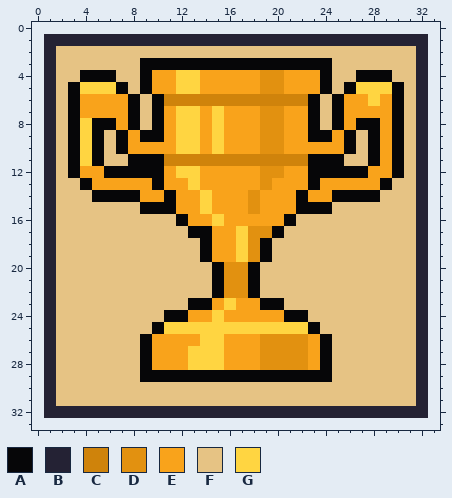
Edited in one commit: pixel-art file (sprites/trophy.aseprite). Above: the version before the commit.
32x32 pixels, 1 frame. The old version is drawn lined up with the new one, on the new canvas.
Palette (. is transparent): A #060608  B #242234  C #cf830b  D #e29110  E #f9a31b  F #e6c384  G #ffd541
Now the later version:
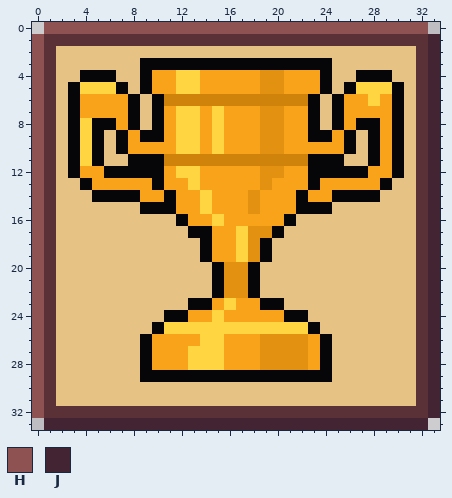
Colours new in this view: H #8e5252  J #422433
Changes in this commit:
canvas 32x32 -> 34x34, the old top-left corner now at 1,1
@@ palette @@
-B #242234
+B #5b3138
@@ x 0..33 @@
- 0 ..................................
- 1 .BBBBBBBBBBBBBBBBBBBBBBBBBBBBBBBB.
- 2 .BFFFFFFFFFFFFFFFFFFFFFFFFFFFFFFB.
- 3 .BFFFFFFFAAAAAAAAAAAAAAAAFFFFFFFB.
- 4 .BFFAAAFFAEEGGEEEEEDDEEEAFFAAAFFB.
- 5 .BFAGGGAFAEEGGEEEEEDDEEEAFAGGGAFB.
- 6 .BFAEEEEAFACCCCCCCCCCCCAFAEEGEAFB.
- 7 .BFAEEEEAFAEGGEGEEEDDEEAFAEEEEAFB.
- 8 .BFAGAAEAFAEGGEGEEEDDEEAFAEAAEAFB.
- 9 .BFAGAFAEAAEGGEGEEEDDEEAAEAFAEAFB.
-10 .BFAGAFAEEEEGGEGEEEDDEEEEEAFAEAFB.
-11 .BFAGAFFAAACCCCCCCCCCCCAAAFFAEAFB.
-12 .BFAEEAAAAAEGGEEEEEDDEEAAAAAEEAFB.
-13 .BFFAEEEEEAEEGEEEEEDEEEAEEEEEAFFB.
-14 .BFFFAAAAEEAEEGEEEDEEEAEEAAAAFFFB.
-15 .BFFFFFFFAAAEEGEEEDEEEAAAFFFFFFFB.
-16 .BFFFFFFFFFFAEEGEEEEEAFFFFFFFFFFB.
-17 .BFFFFFFFFFFFAAEEGDDAFFFFFFFFFFFB.
-18 .BFFFFFFFFFFFFAEEGDAFFFFFFFFFFFFB.
-19 .BFFFFFFFFFFFFAEEGDAFFFFFFFFFFFFB.
-20 .BFFFFFFFFFFFFFADDAFFFFFFFFFFFFFB.
-21 .BFFFFFFFFFFFFFADDAFFFFFFFFFFFFFB.
-22 .BFFFFFFFFFFFFFADDAFFFFFFFFFFFFFB.
-23 .BFFFFFFFFFFFAAEGEEAAFFFFFFFFFFFB.
-24 .BFFFFFFFFFAAEEGEEEEEAAFFFFFFFFFB.
-25 .BFFFFFFFFAGGGGGGGGGGGGAFFFFFFFFB.
-26 .BFFFFFFFAEEEEGGEEEDDDDEAFFFFFFFB.
-27 .BFFFFFFFAEEEGGGEEEDDDDEAFFFFFFFB.
-28 .BFFFFFFFAEEEGGGEEEDDDDEAFFFFFFFB.
-29 .BFFFFFFFAAAAAAAAAAAAAAAAFFFFFFFB.
-30 .BFFFFFFFFFFFFFFFFFFFFFFFFFFFFFFB.
-31 .BFFFFFFFFFFFFFFFFFFFFFFFFFFFFFFB.
-32 .BBBBBBBBBBBBBBBBBBBBBBBBBBBBBBBB.
-33 ..................................
+ 0 .HHHHHHHHHHHHHHHHHHHHHHHHHHHHHHHH.
+ 1 HBBBBBBBBBBBBBBBBBBBBBBBBBBBBBBBBJ
+ 2 HBFFFFFFFFFFFFFFFFFFFFFFFFFFFFFFBJ
+ 3 HBFFFFFFFAAAAAAAAAAAAAAAAFFFFFFFBJ
+ 4 HBFFAAAFFAEEGGEEEEEDDEEEAFFAAAFFBJ
+ 5 HBFAGGGAFAEEGGEEEEEDDEEEAFAGGGAFBJ
+ 6 HBFAEEEEAFACCCCCCCCCCCCAFAEEGEAFBJ
+ 7 HBFAEEEEAFAEGGEGEEEDDEEAFAEEEEAFBJ
+ 8 HBFAGAAEAFAEGGEGEEEDDEEAFAEAAEAFBJ
+ 9 HBFAGAFAEAAEGGEGEEEDDEEAAEAFAEAFBJ
+10 HBFAGAFAEEEEGGEGEEEDDEEEEEAFAEAFBJ
+11 HBFAGAFFAAACCCCCCCCCCCCAAAFFAEAFBJ
+12 HBFAEEAAAAAEGGEEEEEDDEEAAAAAEEAFBJ
+13 HBFFAEEEEEAEEGEEEEEDEEEAEEEEEAFFBJ
+14 HBFFFAAAAEEAEEGEEEDEEEAEEAAAAFFFBJ
+15 HBFFFFFFFAAAEEGEEEDEEEAAAFFFFFFFBJ
+16 HBFFFFFFFFFFAEEGEEEEEAFFFFFFFFFFBJ
+17 HBFFFFFFFFFFFAAEEGDDAFFFFFFFFFFFBJ
+18 HBFFFFFFFFFFFFAEEGDAFFFFFFFFFFFFBJ
+19 HBFFFFFFFFFFFFAEEGDAFFFFFFFFFFFFBJ
+20 HBFFFFFFFFFFFFFADDAFFFFFFFFFFFFFBJ
+21 HBFFFFFFFFFFFFFADDAFFFFFFFFFFFFFBJ
+22 HBFFFFFFFFFFFFFADDAFFFFFFFFFFFFFBJ
+23 HBFFFFFFFFFFFAAEGEEAAFFFFFFFFFFFBJ
+24 HBFFFFFFFFFAAEEGEEEEEAAFFFFFFFFFBJ
+25 HBFFFFFFFFAGGGGGGGGGGGGAFFFFFFFFBJ
+26 HBFFFFFFFAEEEEGGEEEDDDDEAFFFFFFFBJ
+27 HBFFFFFFFAEEEGGGEEEDDDDEAFFFFFFFBJ
+28 HBFFFFFFFAEEEGGGEEEDDDDEAFFFFFFFBJ
+29 HBFFFFFFFAAAAAAAAAAAAAAAAFFFFFFFBJ
+30 HBFFFFFFFFFFFFFFFFFFFFFFFFFFFFFFBJ
+31 HBFFFFFFFFFFFFFFFFFFFFFFFFFFFFFFBJ
+32 HBBBBBBBBBBBBBBBBBBBBBBBBBBBBBBBBJ
+33 .JJJJJJJJJJJJJJJJJJJJJJJJJJJJJJJJ.
Changed places in both pictures, as pixel boxes (x1, y1, x2, y2):
changed: (32, 22, 440, 430)
